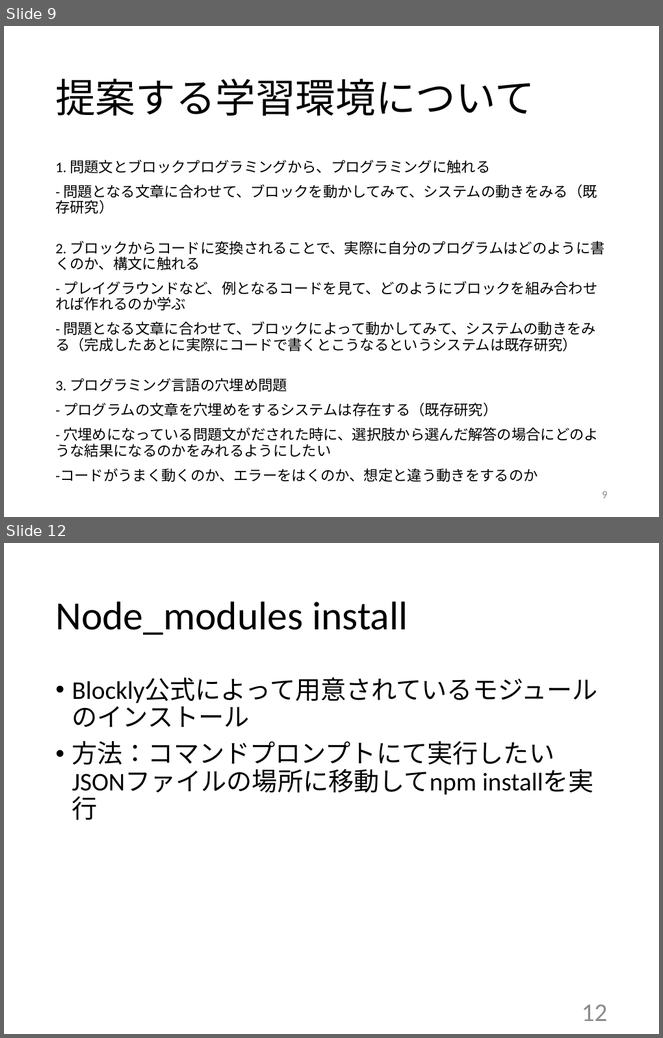
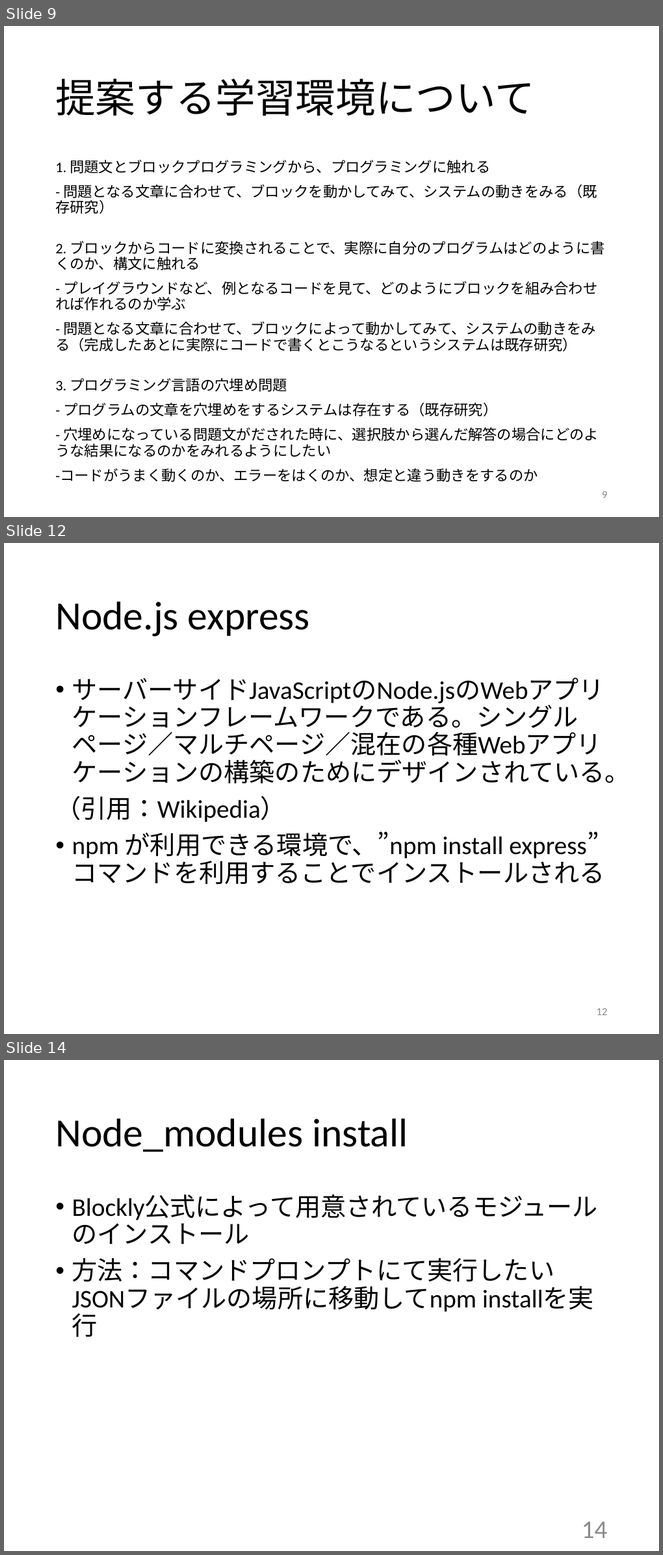
Before and after one commit to kait-takanolab/1821121-shimaoka-thesis, a slide deck: 1821121_shimaoka_sotsuken.pptx. Shown one above the other, each under a label of ours: slides 9 and 12 before the commit, slides 9, 12 and 14 after it; the slides between them are not shown. The pictures are 663x1038 and 663x1555 pixels, drawn with LibreOffice and Linux fonts; fonts in the diff are those of the drawing. Boxes give left, top, right and bottom in pixels: in the first picture for what was removed or moved away, otherwise in the second. Text is boxed around its words. In the diff, an @@ line names an element or a change of style, - is before the commit and + after.

Commit message:
node.jsについて追記
サーバとしての利用に変更

```diff
--- a/1821121_shimaoka_sotsuken.pptx
+++ b/1821121_shimaoka_sotsuken.pptx
@@ slide 12 added at (4,543,659,1034), background #FFFFFF @@
@@ title added at (55,601,310,637), 44 pt, text #000000 @@
+Node.js express
@@ text added at (55,678,631,885), 28 pt, text #000000 @@
+• サーバーサイドJavaScriptのNode.jsのWebアプリケーションフレームワークである。シングルページ／マルチページ／混在の各種Webアプリケーションの構築のためにデザインされている。
+（引用：Wikipedia）
+• npm が利用できる環境で、”npm install express” コマンドを利用することでインストールされる
@@ page number added at (597,1008,608,1016), 12 pt, text #8C8C8C @@
+12
@@ what was slide 12 is now slide 14 @@
@@ page number at (582,1522,608,1538): text changed @@
-12
+14
```
Also in this commit, not shown: 4 slides changed, 1 other slide added, 7 slides removed.
